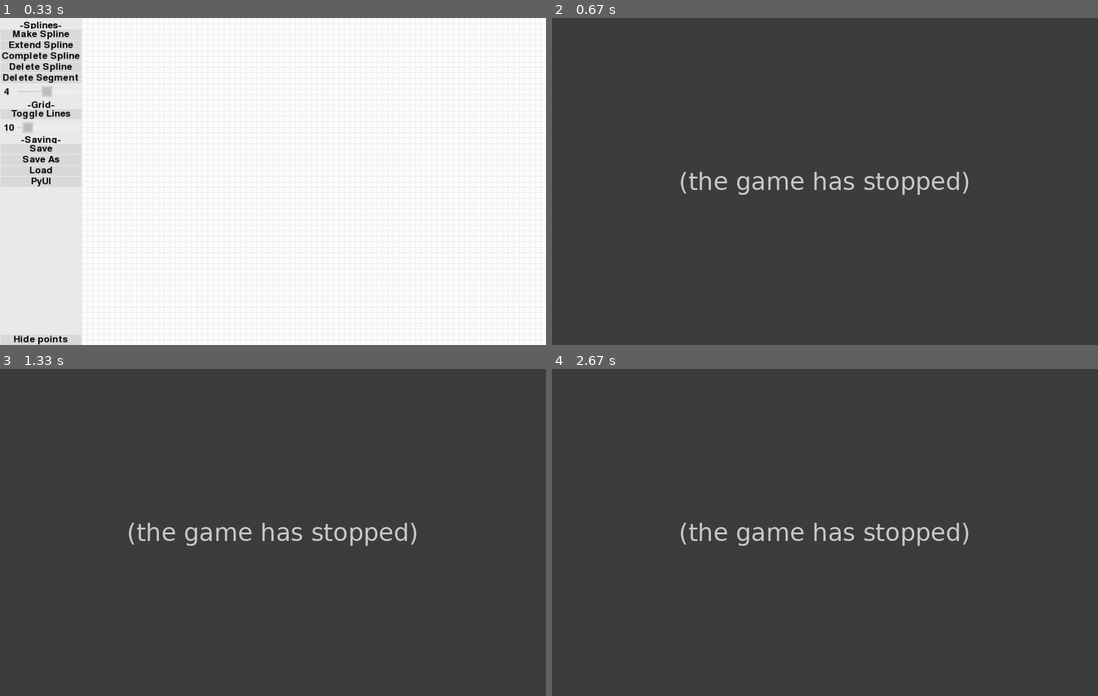
Above: before the commit, frames 1-4 (two rows, left to right).
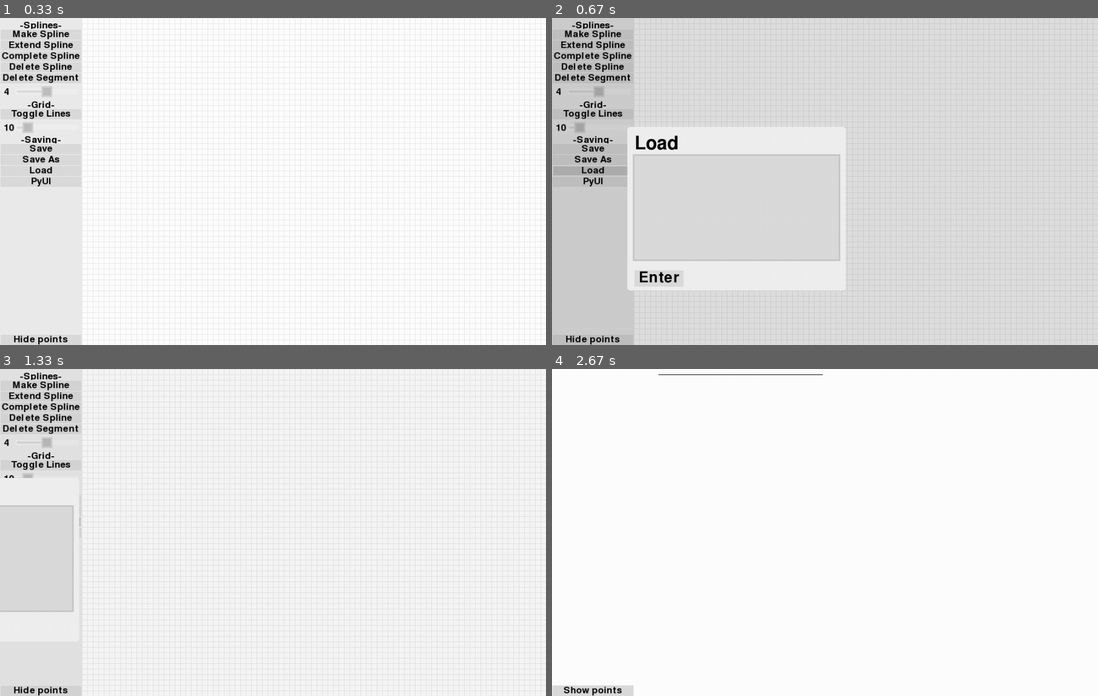
Above: after the commit, the same moments.

Repository: christianharris-3/PyUI
Game: pygame game, started from PyUI vector maker.py
Same seed, same stepped clock (60 frames per second), same inputs: the game is played once before the commit and once after it.
Inputs (mouse positions are in pixels of both pictures, inside the frame that each line leads up to):
- Up to frame 1 (0.33 s): no input
- Up to frame 2 (0.67 s): press the mouse at (590, 171) at 0.37 s; move the mouse to (644, 178) at 0.47 s; release the mouse at (693, 184) at 0.6 s
- Up to frame 3 (1.33 s): press the mouse at (38, 522) at 0.7 s; move the mouse to (70, 565) at 0.8 s; release the mouse at (103, 607) at 0.93 s; hold F11 from 1 s (still down)
- Up to frame 4 (2.67 s): release F11 at 1.47 s; press the mouse at (590, 385) at 1.53 s; move the mouse to (628, 431) at 1.63 s; release the mouse at (661, 480) at 1.77 s; press the mouse at (590, 385) at 1.87 s; move the mouse to (743, 437) at 1.97 s; release the mouse at (895, 489) at 2.1 s; press the mouse at (590, 418) at 2.2 s; move the mouse to (710, 535) at 2.3 s; release the mouse at (830, 653) at 2.43 s; press the mouse at (590, 689) at 2.53 s; move the mouse to (814, 552) at 2.63 s

Frame 1 is identical in both runs. In frame 2, 99% of the frame differs, in the area x 0-100%, y 0-100%; in frame 3, 100%; in frame 4, 100%.
Error before the commit: RecursionError: maximum recursion depth exceeded (PyUI.py line 2576); the game stopped at 0.37 s (later frames are placeholders)

Commit message:
Update PyUI.py
restructured main game loop to work with object binding tree. new system works by having every object except windowed menus sit on a MENU object. to draw a menu simply draw the menu object attached to that menu and every object on that menu is then drawn

Diff:
--- a/PyUI.py
+++ b/PyUI.py
@@ -374,35 +374,29 @@
     def rendergui(self,screen):
         windowedmenubackings = [a.behindmenu for a in self.windowedmenus]
         self.breakrenderloop = False
-        for i,a in enumerate(self.items):
-            if type(a)!=WINDOWEDMENU and (not a.onitem) and (a.menu in windowedmenubackings or (a.menu == 'universal' and not(self.activemenu in a.menuexceptions))) and (self.activemenu in self.windowedmenunames):
-                if a.menu == windowedmenubackings[self.windowedmenunames.index(self.activemenu)]:
-                    window = self.windowedmenus[self.windowedmenunames.index(self.activemenu)]
-                    if pygame.Rect(window.x*window.dirscale[0],window.y*window.dirscale[1],window.width*window.scale,window.height*window.scale).collidepoint(self.mpos):
-                        self.drawguiobject(a,screen)
+        self.animate()
+        for i,a in enumerate(self.automenus):
+            if a.menu == self.activemenu:
+                a.render(screen,self)
+        for a in self.windowedmenus:
+            if a.menu == self.activemenu:
+                if pygame.Rect(a.x*a.dirscale[0],a.y*a.dirscale[1],a.width*a.scale,a.height*a.scale).collidepoint(self.mpos):
+                    self.drawmenu(a.behindmenu,screen)
+                else:
+                    if a.isolated:
+                        self.drawmenu(a.behindmenu,screen)
+                        if self.mprs[0] and self.mouseheld[0][1] == self.buttondowntimer:
+                            self.menuback()
                     else:
-                        if window.isolated:
-                            self.drawguiobject(a,screen)
-                            if self.mprs[0] and self.mouseheld[0][1] == self.buttondowntimer:
-                                self.menuback()
-                        else:
-                            self.renderguiobject(a,screen)
-            elif (a.menu == self.activemenu or (a.menu == 'universal' and not(self.activemenu in a.menuexceptions))) and not(self.activemenu in self.windowedmenunames):
-                self.renderguiobject(a,screen)
-            if self.breakrenderloop:
-                break
-        self.animate()
-        if self.activemenu in self.windowedmenunames:
-            window = self.windowedmenus[self.windowedmenunames.index(self.activemenu)]
-            window.render(screen,self)
-
-    def renderguiobject(self,a,screen):
-        if not a.onitem:
-            a.render(screen,self)
-    def drawguiobject(self,a,screen):
-        a.draw(screen,self)
-        for b in a.bounditems:
-            b.draw(screen,self)
+                        self.rendermenu(a.behindmenu,screen)
+                a.render(screen,self)
+
+    def rendermenu(self,a,screen):
+        if f'auto_generate_menu:{menu}' in self.IDs:
+            self.IDs[f'auto_generate_menu:{menu}'].render(screen,self)
+    def drawmenu(self,menu,screen):
+        if f'auto_generate_menu:{menu}' in self.IDs:
+            self.IDs[f'auto_generate_menu:{menu}'].drawallmenu(screen,self)
 
     def loadtickdata(self):
         self.blockf11-=1
@@ -434,11 +428,11 @@
                             self.selectedtextbox = -1
                         else:
                             self.textboxes[self.selectedtextbox].inputkey(self.capslock,event,self.kprs,self)
-                if event.type == pygame.VIDEORESIZE:
+                elif event.type == pygame.VIDEORESIZE:
                     self.screenw = event.w
                     self.screenh = event.h
                     self.resetscreen(pygame.display.get_surface())
-                if event.type == pygame.MOUSEWHEEL:
+                elif event.type == pygame.MOUSEWHEEL:
                     moved = False
                     for a in self.textboxes:
                         if a.scrolleron and a.selected and a.menu == self.activemenu:
@@ -449,7 +443,7 @@
                                 moved = True
                     if not moved:
                         for a in self.scrollers:
-                            if a.menu == self.activemenu and not a.onitem:
+                            if a.menu == self.activemenu and type(a.master) != TEXTBOX:
                                 if a.pageheight<(a.maxp-a.minp):
                                     a.scroll-=(event.y*min((a.maxp-a.minp)/20,self.scrolllimit))
                                     a.limitpos(self)
@@ -733,8 +727,11 @@
         underlined = vals[4]
         antialias = vals[5]
         textgen = pygame.font.SysFont(font,int(size),bold,italic)
-        textgen.set_strikethrough(strikethrough)
-        textgen.set_underline(underlined)
+        try:
+            textgen.set_strikethrough(strikethrough)
+            textgen.set_underline(underlined)
+        except:
+            pass
         text = name.split('"')[1]
         return textgen.render(text,antialias,col,backcol)
 
@@ -947,7 +944,7 @@
         size = largetext.size(text)
         return size
 
-    def addid(self,ID,obj):
+    def addid(self,ID,obj,refitems=True):
         if ID in self.IDs:
             adder = 1
             ID+=str(adder)
@@ -958,18 +955,20 @@
         if self.idmessages: print('adding:',ID)
         self.IDs[ID] = obj
         obj.ID = ID
-        if type(obj) == BUTTON: self.buttons.append(obj)
-        elif type(obj) == TEXTBOX: self.textboxes.append(obj)
-        elif type(obj) == TABLE: self.tables.append(obj)
-        elif type(obj) == TEXT: self.texts.append(obj)
-        elif type(obj) == SCROLLER: self.scrollers.append(obj)
-        elif type(obj) == SLIDER: self.sliders.append(obj)
-        elif type(obj) == WINDOWEDMENU: self.windowedmenus.append(obj)
-        elif type(obj) == ANIMATION: self.animations.append(obj)
-        elif type(obj) == RECT: self.rects.append(obj)
-        elif type(obj) == MENU: self.automenus.append(obj)
-        self.refreshitems()
-        if not type(obj) in [ANIMATION] and obj.menu in self.windowedmenunames and not obj.onitem:
+        if type(obj) == MENU:
+            self.automenus.append(obj)
+        else:
+            if type(obj) == BUTTON: self.buttons.append(obj)
+            elif type(obj) == TEXTBOX: self.textboxes.append(obj)
+            elif type(obj) == TABLE: self.tables.append(obj)
+            elif type(obj) == TEXT: self.texts.append(obj)
+            elif type(obj) == SCROLLER: self.scrollers.append(obj)
+            elif type(obj) == SLIDER: self.sliders.append(obj)
+            elif type(obj) == WINDOWEDMENU: self.windowedmenus.append(obj)
+            elif type(obj) == ANIMATION: self.animations.append(obj)
+            elif type(obj) == RECT: self.rects.append(obj)
+            self.refreshitems()
+        if not type(obj) in [ANIMATION,MENU] and obj.menu in self.windowedmenunames and not obj.onitem:
             self.windowedmenus[self.windowedmenunames.index(obj.menu)].binditem(obj)
     def reID(self,ID,obj):
         newid = ID
@@ -986,11 +985,13 @@
         self.items = self.buttons+self.textboxes+self.tables+self.texts+self.scrollers+self.sliders+self.windowedmenus+self.rects
         for a in self.items:
             if not a.onitem:
-                if not('auto_generate_menu:'+a.menu in self.IDs):
-                    obj = self.automakemenu(a.menu)
-                else:
-                    obj = self.IDs['auto_generate_menu:'+a.menu]
-                obj.binditem(a)
+                menu = a.menu
+                if not(menu in self.windowedmenunames):
+                    if not('auto_generate_menu:'+menu in self.IDs):
+                        obj = self.automakemenu(menu)
+                    else:
+                        obj = self.IDs['auto_generate_menu:'+menu]
+                    obj.binditem(a)
         self.items+=self.automenus
         self.items.sort(key=lambda x: x.layer,reverse=False)
 
@@ -1130,13 +1131,15 @@
 
         if col == -1: col = [max([0,a-35]) for a in self.defaultcol]
 
+        self.windowedmenunames = [a.menu for a in self.windowedmenus]
+        self.windowedmenunames.append(menu)
+
         obj = WINDOWEDMENU(self,x,y,width,height,menu,ID,layer,roundedcorners,
                  anchor=anchor,objanchor=objanchor,center=center,centery=centery,
                  scalesize=scalesize,scalex=scalex,scaley=scaley,
                  command=emptyfunction,runcommandat=runcommandat,col=col,
                  dragable=dragable,colorkey=colorkey,border=0,
                  behindmenu=behindmenu,isolated=isolated,darken=darken)
-        self.windowedmenunames = [a.menu for a in self.windowedmenus]
         return obj
     def makerect(self,x,y,width,height,command=emptyfunction,menu='main',ID='button',layer=1,roundedcorners=0,bounditems=[],menuexceptions=[],killtime=-1,
                  anchor=(0,0),objanchor=(0,0),center=False,centery=-1,enabled=True,
@@ -1215,9 +1218,8 @@
         if length == 'default':
             length = self.defaultanimationspeed
         if menu:
-            for a in self.items:
-                print(a.ID,a.menu)
-                if ((a.menu == animateID) and (type(a) == MENU)):
+            for a in self.automenus:
+                if (a.menu == animateID):
                     if not a.onitem:
                         self.makeanimation(a.ID,startpos,endpos,movetype,length,command,runcommandat,queued,False,relativemove,skiptoscreen,acceleration,permamove)
                         runcommandat = -2
@@ -1287,6 +1289,7 @@
         if 'up' in slide: dirr[1]-=self.screenh
         if 'down' in slide: dirr[1]+=self.screenh
         if 'flip' in slide: dirr = [dirr[0]*-1,dirr[1]*-1]
+
         if menufrom in self.windowedmenunames:
             if menuto == self.windowedmenus[self.windowedmenunames.index(menufrom)].behindmenu:
                 self.makeanimation(self.windowedmenus[self.windowedmenunames.index(menufrom)].ID,'current',dirr,'sinout',length,command=lambda: self.movemenu(menuto,backchainadd=False),runcommandat=length,queued=False,relativemove=True,skiptoscreen=True)
@@ -1300,8 +1303,10 @@
                     self.makeanimation(self.windowedmenus[self.windowedmenunames.index(menufrom)].behindmenu,'current',[dirr[0]*-1,dirr[1]*-1],'linear',1,menu=True,relativemove=True)
         elif menuto in self.windowedmenunames:
             if menufrom == self.windowedmenus[self.windowedmenunames.index(menuto)].behindmenu:
+                length+=1
                 self.makeanimation(self.windowedmenus[self.windowedmenunames.index(menuto)].ID,[dirr[0]*-1,dirr[1]*-1],'current','sinin',length,command=self.finishmenumove,runcommandat=length,queued=True,relativemove=True,skiptoscreen=True)
                 self.movemenu(menuto,backchainadd=False)
+                self.animate()
             else:
                 self.makeanimation(menufrom,'current',dirr,'sinout',length,command=lambda: self.slidemenuin(self.windowedmenus[self.windowedmenunames.index(menuto)].behindmenu,length,dirr,menuto),runcommandat=length,queued=False,menu=True,relativemove=True)
                 self.makeanimation(menufrom,'current',[dirr[0]*-1,dirr[1]*-1],'linear',1,menu=True,relativemove=True)
@@ -1329,6 +1334,7 @@
             elif type(self.IDs[ID]) == SLIDER: self.sliders.remove(self.IDs[ID])
             elif type(self.IDs[ID]) == ANIMATION: self.animations.remove(self.IDs[ID])
             elif type(self.IDs[ID]) == RECT: self.rects.remove(self.IDs[ID])
+            elif type(self.IDs[ID]) == MENU: self.automenus.remove(self.IDs[ID])
             del self.IDs[ID]
             self.refreshitems()
             return True
@@ -1396,6 +1402,7 @@
         self.empty = False
 
         self.menu = menu
+        self.behindmenu = behindmenu
         self.menuexceptions = menuexceptions
         if killtime == -1: self.killtime = killtime
         else: self.killtime = time.time()+killtime
@@ -1502,7 +1509,6 @@
         self.containedslider = containedslider
         self.movetoclick = movetoclick
 
-        self.behindmenu = behindmenu
         self.isolated = isolated
         self.darken = darken
         for a in self.bounditems:
@@ -1609,7 +1615,8 @@
         elif self.enabled:
             self.child_render(screen,ui)
             for a in self.bounditems:
-                a.render(screen,ui)
+                if a.menu == ui.activemenu:
+                    a.render(screen,ui)
     def smartcords(self,x='',y='',startset=True):
         if x!='':
             self.x = x
@@ -1618,18 +1625,15 @@
             self.y = y
             if startset: self.starty = (self.y*self.dirscale[1]+self.objanchor[1]*self.scale-self.anchor[1])/self.scale
     def binditem(self,item):
-        if item.onitem:
-            item.master.bounditems.remove(item)
-        if not(item in self.bounditems):
-            self.bounditems.append(item)
-        item.onitem = True
-        item.master = self
-        item.menu = self.menu
-##        item.scalesize = self.scalesize
-##        item.scalex = self.scalesize
-##        item.scaley = self.scalesize
-##        item.menuexceptions = self.menuexceptions
-        self.bounditems.sort(key=lambda x: x.layer,reverse=False)
+        if item!=self:
+            if item.onitem:
+                item.master.bounditems.remove(item)
+            if not(item in self.bounditems):
+                self.bounditems.append(item)
+            item.onitem = True
+            item.master = self
+            item.menu = self.menu
+            self.bounditems.sort(key=lambda x: x.layer,reverse=False)
     def autoscale(self,_):
         pass
     def child_gentext(self,_):
@@ -1900,6 +1904,7 @@
         self.refreshscroller(ui)
 
         self.scroller.maxp = self.textimage.get_height()/self.scale
+        self.scroller.menu = self.menu
         self.scroller.scalesize = self.scalesize
         self.scroller.scalex = self.scalesize
         self.scroller.scaley = self.scalesize
@@ -2543,8 +2548,9 @@
         self.resetcords(ui)
         self.refresh(ui)
         for a in ui.items:
-            if a.menu == self.menu and a!=self and not a.onitem:
+            if a.menu == self.menu and a!=self and not(type(a) in [MENU]) and not a.onitem:
                 self.binditem(a)
+        ui.delete(f'auto_generated_menu:{self.menu}',False)
         self.bounditems.sort(key=lambda x: x.layer,reverse=False)
     def refresh(self,ui):
         self.refreshscale(ui)
@@ -2574,6 +2580,16 @@
     def child_refreshcords(self,ui):
         for a in self.bounditems:
             a.resetcords(ui)
+    def drawallmenu(self,screen,ui,obj='self'):
+        if obj == 'self':
+            bound = self.bounditems
+        else:
+            bound = obj.bounditems
+
+        for a in bound:
+            a.draw(screen,ui)
+            self.drawallmenu(screen,ui,a)
+
     def child_render(self,screen,ui):
         pass
     def draw(self,screen,ui):
